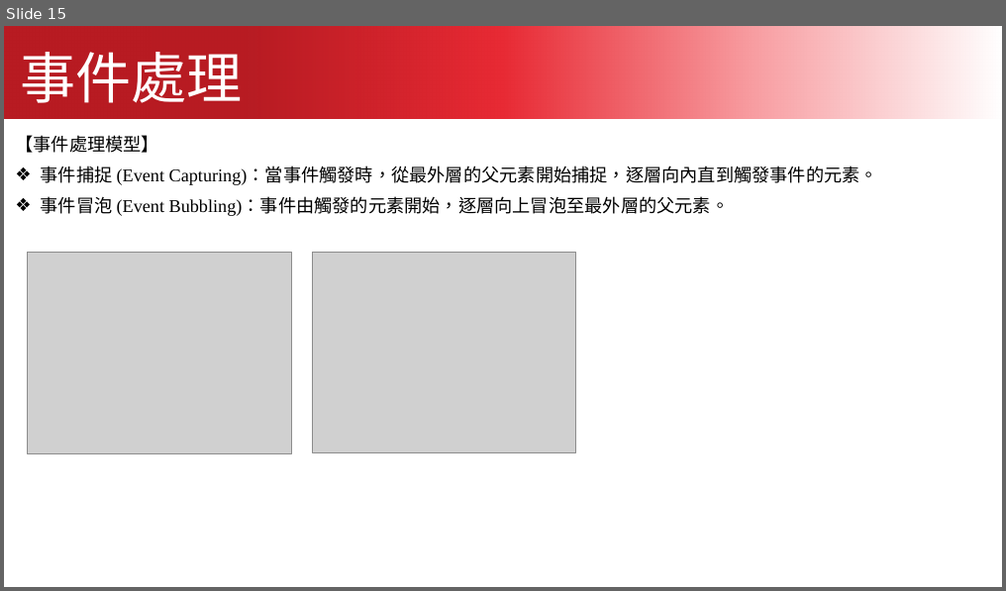
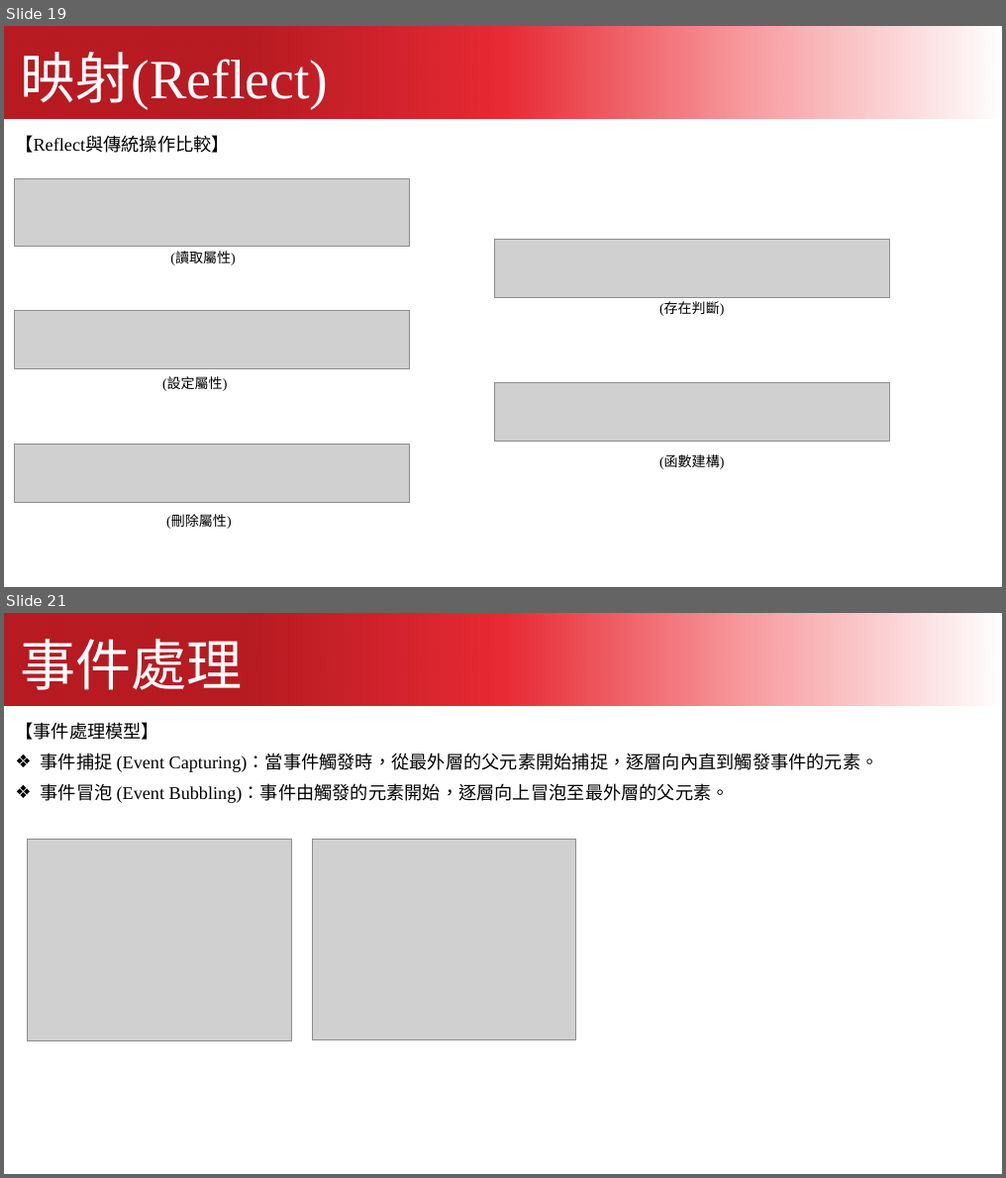
Before and after one commit to kcwc1029/blog-web, a slide deck: JavaScript/javascript_03.pptx. Shown one above the other, each under a label of ours: slide 15 before the commit, slides 19 and 21 after it; the slides between them are not shown. The pictures are 1006x591 and 1006x1178 pixels, drawn with LibreOffice and Linux fonts; fonts in the diff are those of the drawing; grey boxes stand for pictures. Boxes give left, top, right and bottom in pixels: in the first picture for what was removed or moved away, otherwise in the second. Text is boxed around its words. In the diff, an @@ line names an element or a change of style, - is before the commit and + after.

```diff
--- a/JavaScript/javascript_03.pptx
+++ b/JavaScript/javascript_03.pptx
@@ slide 19 added at <box>4,26,1002,587</box>, background #FFFFFF @@
@@ freeform shape added at <box>4,26,1002,118</box>, fill gradient #B81B22 to #E82A34 to #F89DA1 to #FFFFFF @@
@@ text added at <box>21,52,329,110</box>, 80 pt, text #FFFFFF @@
+映射(Reflect)
@@ text added at <box>15,135,230,153</box>, 26 pt, text #000000 @@
+【Reflect與傳統操作比較】
@@ picture added at <box>15,179,409,246</box> @@
@@ text added at <box>170,252,235,267</box>, 20 pt, text #000000 @@
+(讀取屬性)
@@ picture added at <box>494,240,889,298</box> @@
@@ picture added at <box>15,310,409,369</box> @@
@@ text added at <box>659,302,724,316</box>, 20 pt, text #000000 @@
+(存在判斷)
@@ text added at <box>162,377,227,391</box>, 20 pt, text #000000 @@
+(設定屬性)
@@ picture added at <box>494,383,889,442</box> @@
@@ picture added at <box>15,444,409,502</box> @@
@@ text added at <box>659,456,724,471</box>, 20 pt, text #000000 @@
+(函數建構)
@@ text added at <box>166,515,231,529</box>, 20 pt, text #000000 @@
+(刪除屬性)
@@ what was slide 15 is now slide 21 @@
```
Also in this commit, not shown: 17 other slides added, 12 slides removed, 6 other files.
